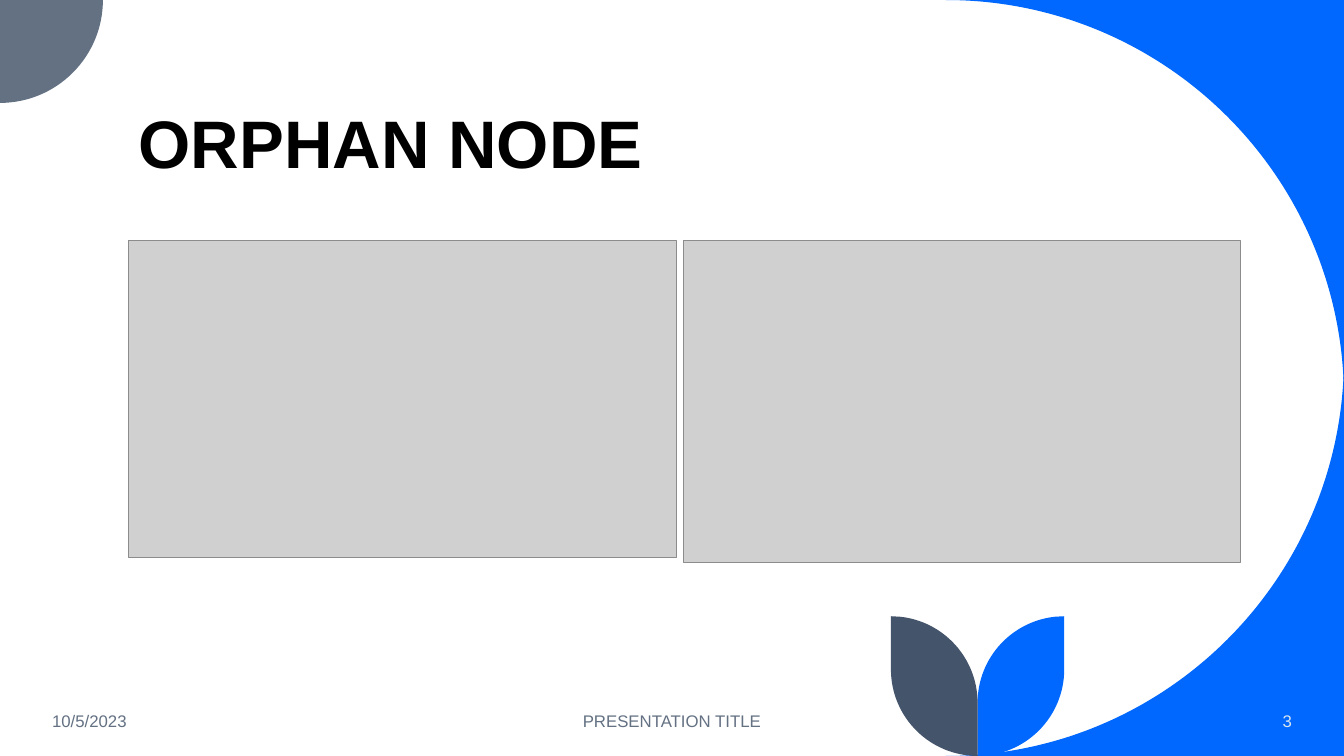
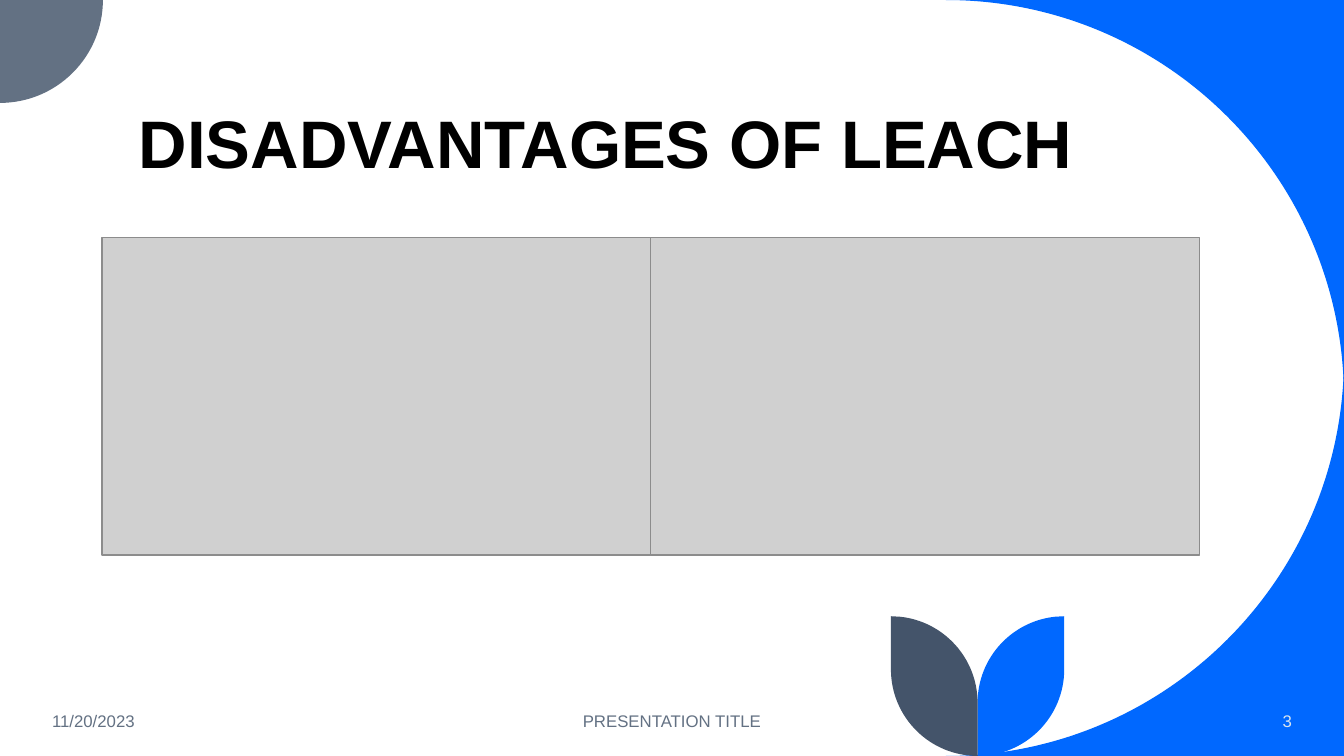
Before and after one commit to BiggusMaximus/Multi-Hop-Q-Learning-LEACH, a slide deck: slide 3 of bimbingan/Bimbingan 1.pptx. Drawn at 1344x756 pixels with LibreOffice and Linux fonts; fonts in the diff are those of the drawing; grey boxes stand for pictures. Boxes give left, top, right and bottom in pixels: in the first picture for what was removed or moved away, otherwise in the second. Text is boxed around its words. In the diff, an @@ line names an element or a change of style, - is before the commit and + after.

```diff
--- a/bimbingan/Bimbingan 1.pptx
+++ b/bimbingan/Bimbingan 1.pptx
@@ title at (x1=139, y1=121, x2=1072, y2=169): text changed @@
-ORPHAN NODE
+DISADVANTAGES OF LEACH
@@ picture moved from (x1=129, y1=241, x2=677, y2=558) to (x1=102, y1=238, x2=650, y2=556) @@
@@ picture resized from (x1=685, y1=241, x2=1241, y2=563) to (x1=650, y1=238, x2=1199, y2=556) @@
@@ text at (x1=52, y1=715, x2=135, y2=727): text changed @@
-10/5/2023
+11/20/2023
```
Also in this commit, not shown: 3 other slides changed, 4 slides added, 2 slides removed, 52 other files.
